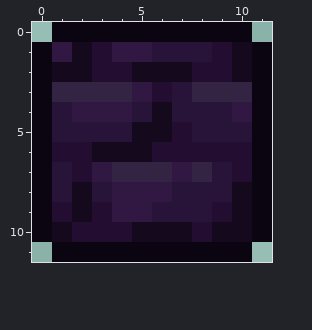
Pixel-art sprite, stored at Content/Tiles/NoseTemple/NoseTempleWallPurpleItem.png. That is the earlier state.
The file is 24x24 pixels, drawn in blocks of 2x2; one block is one cell here. Colours within 5 levels of each other are drawn and written as one.
Once edited:
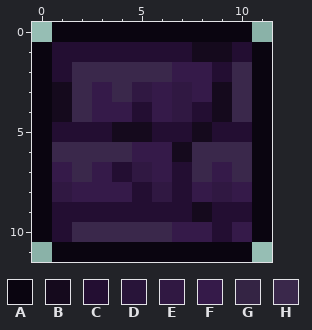
Palette (. is transparent): A #0a0510  B #150a1d  C #230e32  D #281439  E #301842  F #351a49  G #342444  H #3a284b
Changes in this commit:
The author changed colour C to colour B in row 1 at x 9; in row 6 at x 7.
The author changed colour D to colour B in row 1 at x 8; in row 4 at x 1 and 9; in row 5 at x 4 and 8; in row 9 at x 8.
The author changed colour G to colour B in row 3 at x 1 and 9.
The author changed colour B to colour C in row 1 at x 2 and 10; in row 2 at x 1; in row 5 at x 6; in row 9 at x 2 and 10; in row 10 at x 1 and 9.
The author changed colour D to colour C in row 1 at x 6 to 7; in row 4 at x 5 and 8; in row 5 at x 1 to 3 and 9 to 10; in row 8 at x 7; in row 9 at x 6 to 7.
The author changed colour E to colour C in row 1 at x 1 and 4 to 5; in row 7 at x 7; in row 8 at x 5; in row 9 at x 4 to 5.
The author changed colour G to colour C in row 7 at x 4.
The author changed colour D to colour E in rows 3 to 4 at x 7; in row 8 at x 1 and 9.
The author changed colour G to colour E in row 7 at x 5.
The author changed colour B to colour F in row 2 at x 7; in row 4 at x 6; in row 6 at x 5; in row 8 at x 2 and 10; in row 10 at x 7 and 10.
The author changed colour C to colour F in row 2 at x 8; in row 3 at x 6; in row 6 at x 6; in row 10 at x 8.
The author changed colour D to colour F in row 7 at x 1 and 9; in row 8 at x 3 and 8.
The author changed colour E to colour F in row 4 at x 3 to 4; in row 7 at x 3; in row 8 at x 4.
The author changed colour G to colour F in row 3 at x 3 and 8; in row 7 at x 6.
The author changed colour B to colour H in row 2 at x 2, 5 to 6 and 10; in row 6 at x 3 to 4; in row 10 at x 5 to 6.
The author changed colour C to colour H in row 2 at x 3 to 4; in row 6 at x 1 to 2 and 8 to 10; in row 7 at x 2 and 10; in row 10 at x 2 to 4.
The author changed colour E to colour H in row 4 at x 2 and 10.
The author changed colour G to colour H in row 3 at x 2, 4 and 10; in row 7 at x 8.
